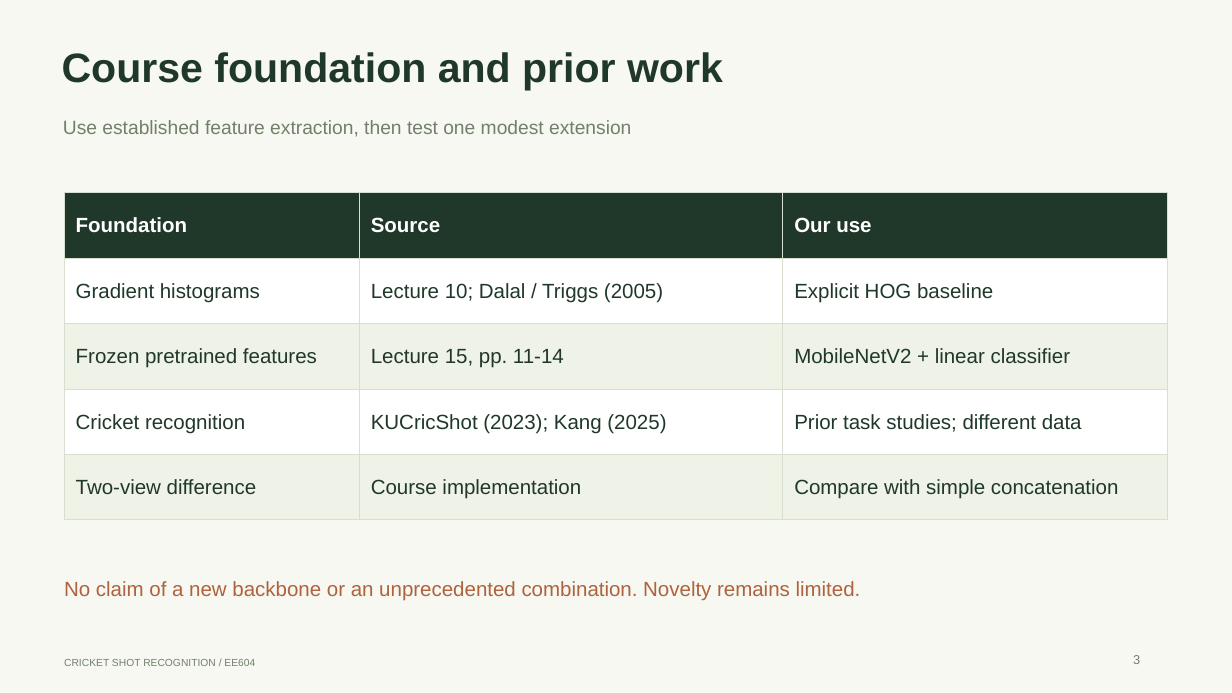
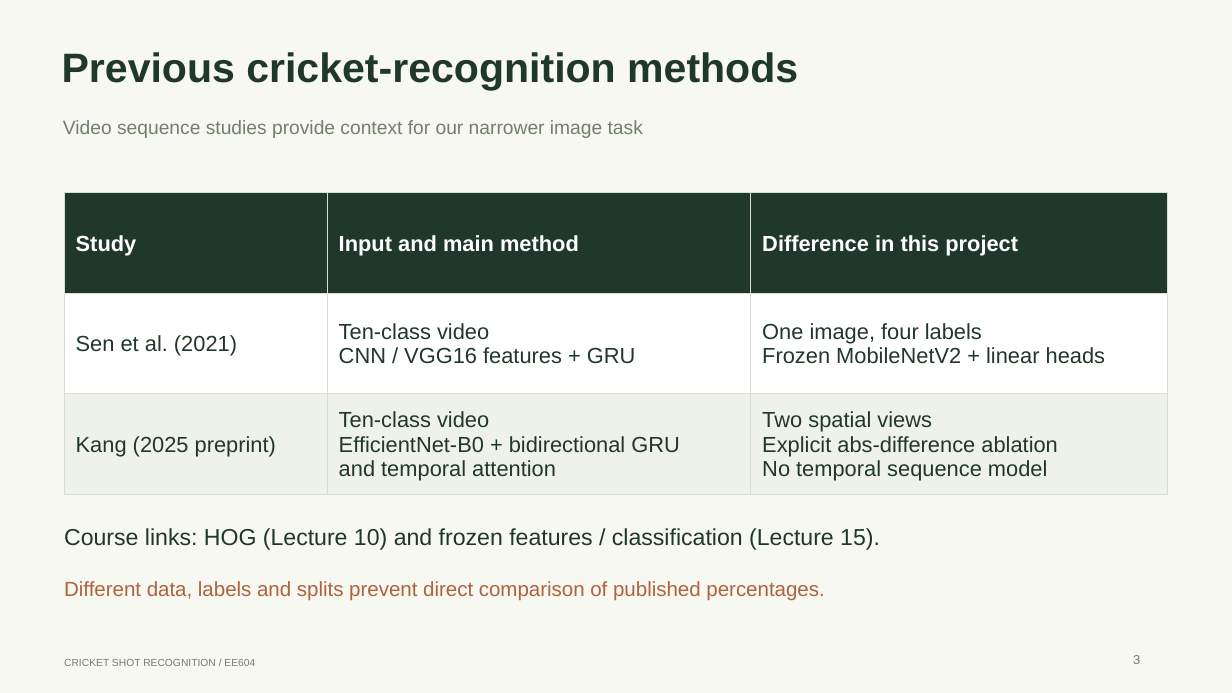
Before and after one commit to hrushikeshroop/cricket-shot-recognition-ee604, a slide deck: slide 3 of output/presentation/CricketShot_Presentation.pptx. Drawn at 1232x693 pixels with LibreOffice and Linux fonts; fonts in the diff are those of the drawing. Boxes give left, top, right and bottom in pixels: in the first picture for what was removed or moved away, otherwise in the second. Text is boxed around its words. In the diff, an @@ line names an element or a change of style, - is before the commit and + after.

```diff
--- a/output/presentation/CricketShot_Presentation.pptx
+++ b/output/presentation/CricketShot_Presentation.pptx
@@ text at [62,52,798,90]: text changed @@
-Course foundation and prior work
+Previous cricket-recognition methods
@@ text at [63,120,643,138]: text changed @@
-Use established feature extraction, then test one modest extension
+Video sequence studies provide context for our narrower image task
@@ table at [64,192,1167,494] @@
-row 1: Foundation | Source | Our use
-row 2: Gradient histograms | Lecture 10; Dalal / Triggs (2005) | Explicit HOG baseline
-row 3: Frozen pretrained features | Lecture 15, pp. 11-14 | MobileNetV2 + linear classifier
-row 4: Cricket recognition | KUCricShot (2023); Kang (2025) | Prior task studies; different data
-row 5: Two-view difference | Course implementation | Compare with simple concatenation
+row 1: Study | Input and main method | Difference in this project
+row 2: Sen et al. (2021) | Ten-class video CNN / VGG16 features + GRU | One image, four labels Frozen MobileNetV2 + linear heads
+row 3: Kang (2025 preprint) | Ten-class video EfficientNet-B0 + bidirectional GRU and temporal attention | Two spatial views Explicit abs-difference ablation No temporal sequence model
@@ text added at [64,528,880,550], 18 pt, text #20382A @@
+Course links: HOG (Lecture 10) and frozen features / classification (Lecture 15).
@@ text at [64,581,824,601]: text changed @@
-No claim of a new backbone or an unprecedented combination. Novelty remains limited.
+Different data, labels and splits prevent direct comparison of published percentages.
```
Also in this commit, not shown: 4 other slides changed, 1 slide added, 1 slide removed, 38 other files.
